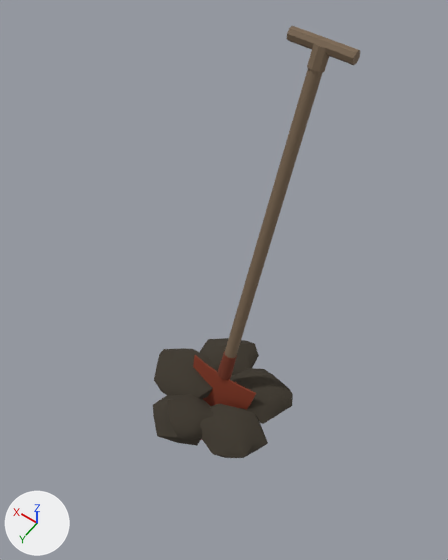
The glTF model modelos/entorno/pala_oxidada.glb, before and after one commit.
Camera for both pictures: a camera (50 mm lens) standing at (-0.526, 0.655, 1.681) and looking at (0.034, -0.128, 0.452). Lighting does not change. The marker at lower left points along +X, +Y and +Z. The older version comes first. Vertices at exactly the same position are counted once.

Before the edit, the objects in view are built like this:
```python
me_pala = bpy.data.meshes.new('Pala')
me_pala.from_pydata(...)  # 380 vertices, 720 faces; spans x -0.206..0.232, y -0.458..0.152, z -0.188..0.97
# faces by material slot: [92, 36, 192, 400]
me_pala.materials.append(mat_fresno_mango)  # brown #7a6650
me_pala.materials.append(mat_hierro_herrumbre)  # brown #7a3824
me_pala.materials.append(mat_oxido_hoja)  # brown #8a3a22
me_pala.materials.append(mat_tierra_agrietada_surco)  # brown #3c352a
ob_pala = bpy.data.objects.new('Pala', me_pala)
ob_pala.location = (0.0, 0.0, 0.0)
```
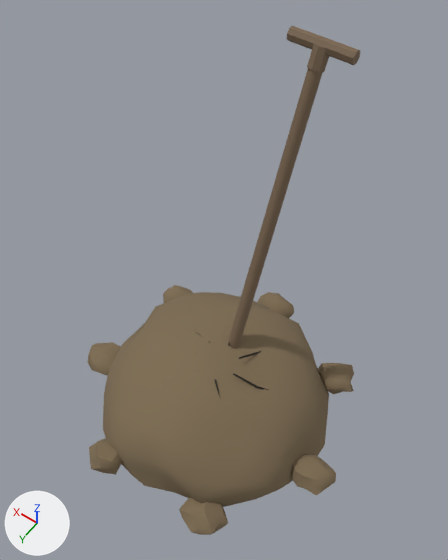
Location of each change, (x1, y1, x2, y2) in pixels of the pictures (448 x 560 px; the box of a moved part takes in the faces that stretch with it):
'Pala', reshaped (31% wider, 18% taller): before (153, 26, 360, 458); after (88, 26, 360, 535)
part 1 of me_pala, moved or reshaped: before (154, 348, 215, 399); after (88, 342, 121, 375)
part 2 of me_pala, moved or reshaped: before (153, 394, 214, 446); after (89, 438, 122, 475)
part 3 of me_pala, moved or reshaped: before (200, 404, 268, 458); after (179, 498, 228, 535)
part 4 of me_pala, moved or reshaped: before (230, 368, 293, 424); after (291, 454, 336, 496)
part 5 of me_pala, moved or reshaped: before (200, 338, 259, 375); after (318, 363, 354, 395)
part 6 of me_pala, added: after (103, 285, 329, 507)

Patch to the scene script:
```diff
--- a/modelos/entorno/pala_oxidada.glb.py
+++ b/modelos/entorno/pala_oxidada.glb.py
@@ mat_abono_petrificado @@
+mat_abono_petrificado = principled_material('abono_petrificado')
+mat_abono_petrificado.base_color = (0.0273, 0.0232, 0.0176)  # black #2e2a24
+mat_abono_petrificado.roughness = 0.95
@@ mat_tierra_seca_clara @@
+mat_tierra_seca_clara = principled_material('tierra_seca_clara')
+mat_tierra_seca_clara.base_color = (0.205, 0.15, 0.0844)  # brown #7d6c52
+mat_tierra_seca_clara.roughness = 0.97
@@ me_pala @@
 # used by ob_pala; location = (0.0, 0.0, 0.0)
-me_pala.from_pydata(...)  # 380 vertices, 720 faces; spans x -0.206..0.232, y -0.458..0.152, z -0.188..0.97
+me_pala.from_pydata(...)  # 738 vertices, 1396 faces; spans x -0.418..0.411, y -0.458..0.34, z -0.188..0.97
+# me_pala part 1: the loose piece of 42 vertices spanning x 0.018..0.232, y -0.128..0.04, z -0.035..0.04 is scaled about its middle by (0.6, 0.625, 0.857), then moved by (0.222, 0.104, 0.02), in mat_tierra_seca_clara (brown #7d6c52)
+# me_pala part 2: the loose piece of 42 vertices spanning x -0.054..0.138, y -0.013..0.152, z -0.032..0.035 is scaled about its middle by (0.6, 0.625, 0.857), then moved by (0.092, 0.219, 0.02), in mat_tierra_seca_clara (brown #7d6c52)
+# me_pala part 3: the loose piece of 42 vertices spanning x -0.206..0.004, y -0.053..0.11, z -0.033..0.041 is scaled about its middle by (0.6, 0.625, 0.857), then moved by (-0.082, 0.238, 0.019), in mat_tierra_seca_clara (brown #7d6c52)
+# me_pala part 4: the loose piece of 42 vertices spanning x -0.201..0.008, y -0.202..-0.044, z -0.034..0.037 is scaled about its middle by (0.6, 0.625, 0.857), then moved by (-0.259, 0.125, 0.02), in mat_tierra_seca_clara (brown #7d6c52)
+# me_pala part 5: the loose piece of 42 vertices spanning x -0.066..0.14, y -0.257..-0.082, z -0.033..0.032 is scaled about its middle by (0.6, 0.625, 0.857), then moved by (-0.301, -0.129, 0.02), in mat_tierra_seca_clara (brown #7d6c52)
+# me_pala part 6: 358 vertices added at x -0.34..0.361, y -0.456..0.29, z -0.012..0.203
 me_pala.materials.append(mat_fresno_mango)
@@ me_pala @@
 me_pala.materials.append(mat_oxido_hoja)
-me_pala.materials.append(mat_tierra_agrietada_surco)  # brown #3c352a
+me_pala.materials.append(mat_tierra_seca_clara)  # brown #7d6c52
+me_pala.materials.append(mat_abono_petrificado)  # black #2e2a24
```
